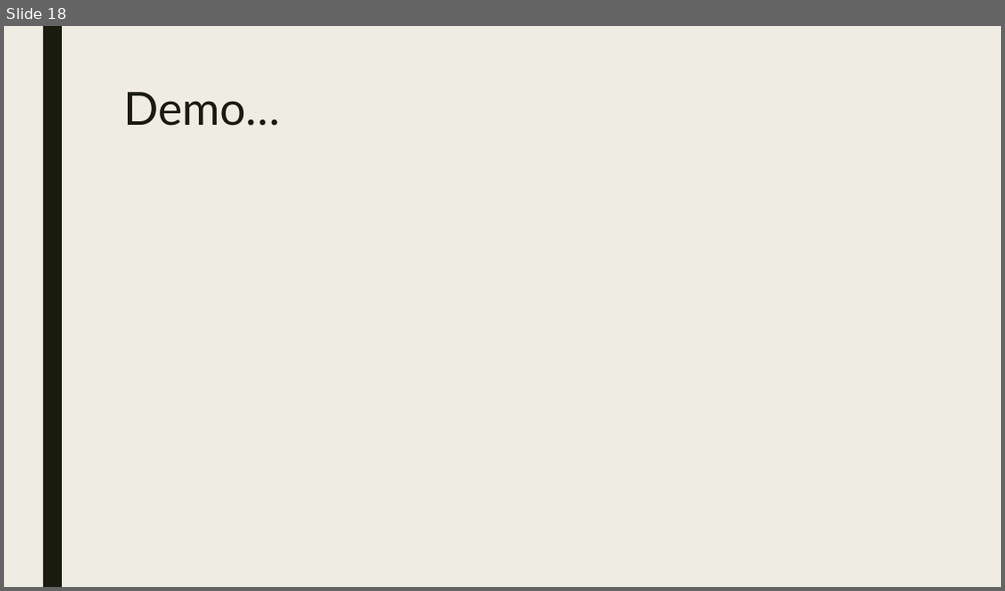
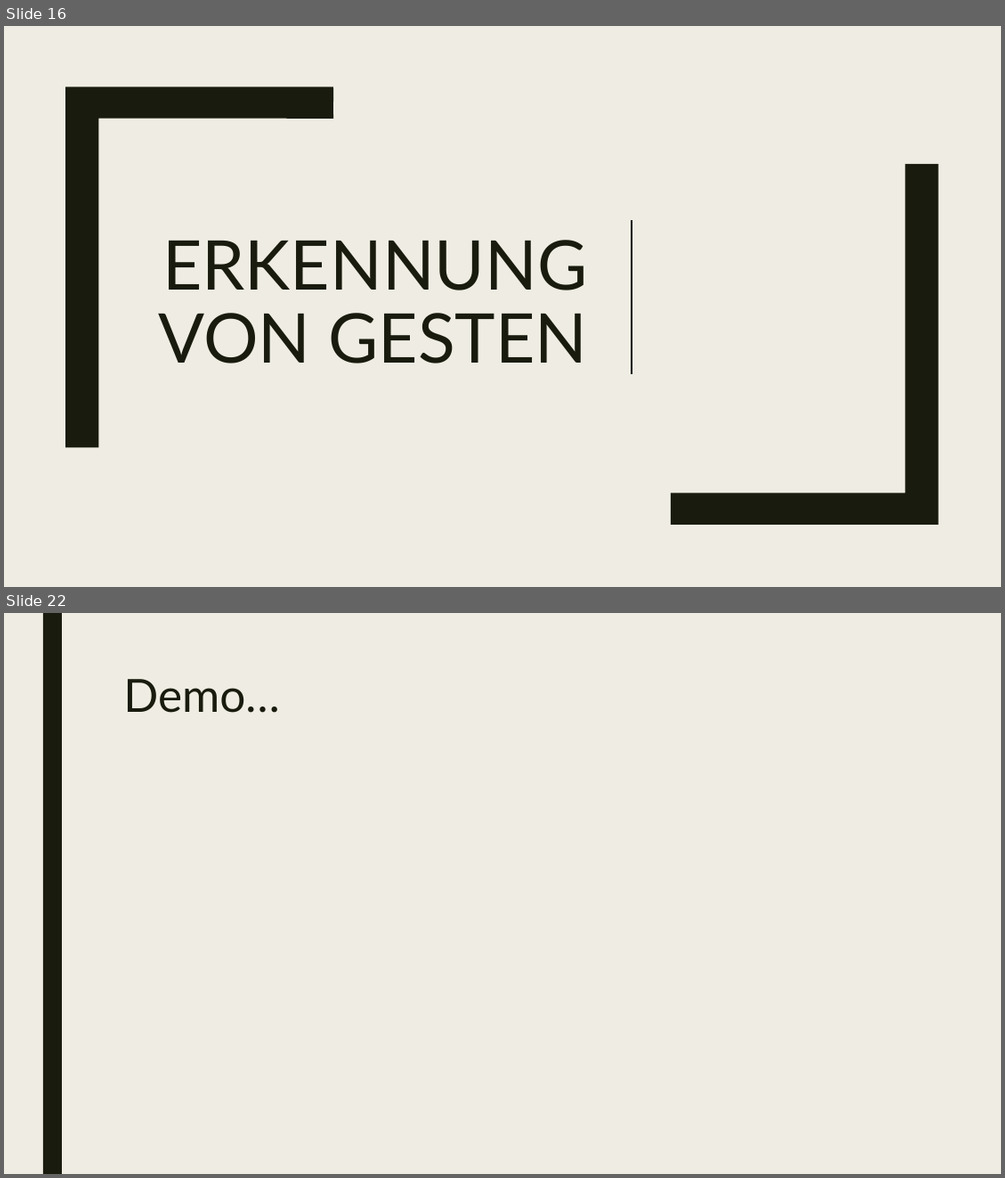
Before and after one commit to uol-mediaprocessing-201920/group-projects-hand-gesture, a slide deck: gesture_recognition.pptx. Shown one above the other, each under a label of ours: slide 18 before the commit, slides 16 and 22 after it; the slides between them are not shown. The pictures are 1005x591 and 1005x1178 pixels, drawn with LibreOffice and Linux fonts; fonts in the diff are those of the drawing. Boxes give left, top, right and bottom in pixels: in the first picture for what was removed or moved away, otherwise in the second. Text is boxed around its words. In the diff, an @@ line names an element or a change of style, - is before the commit and + after.

```diff
--- a/gesture_recognition.pptx
+++ b/gesture_recognition.pptx
@@ slide 16 added at [4, 26, 1001, 587], background #EFEDE3; not listed: 1 template element that a slide beside it also shows @@
@@ rectangle added at [4, 26, 1001, 587], fill #EFEDE3 @@
@@ freeform shape added at [65, 87, 333, 447], fill #191B0E @@
@@ freeform shape added at [671, 164, 938, 524], fill #191B0E @@
@@ line added from (631, 221) to (631, 373), #000000 2 pt @@
@@ title added at [159, 240, 587, 363], 66 pt, text #191B0E @@
+ERKENNUNG VON GESTEN
@@ what was slide 18 is now slide 22 @@
```
Also in this commit, not shown: 11 slides changed, 9 other slides added, 6 slides removed.
